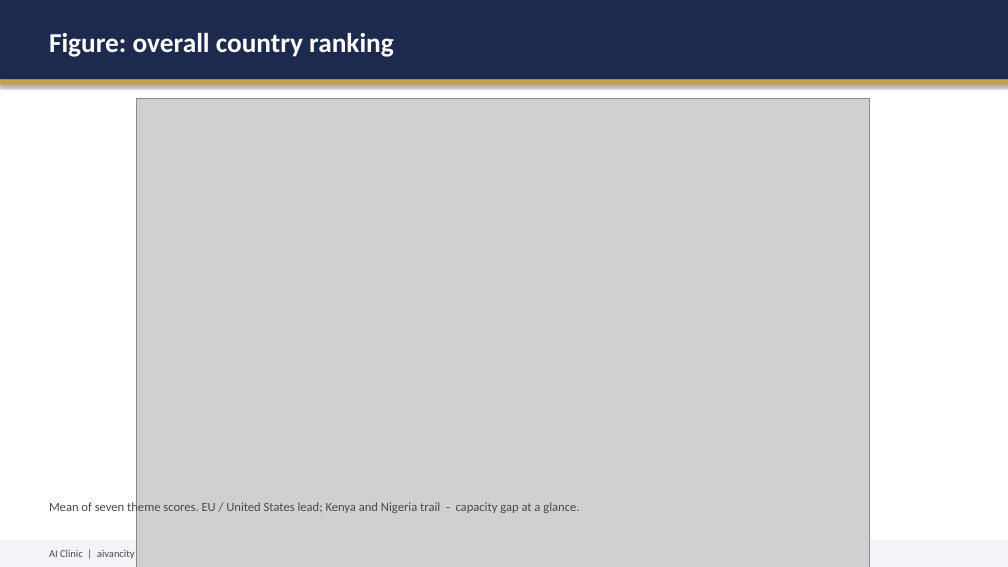
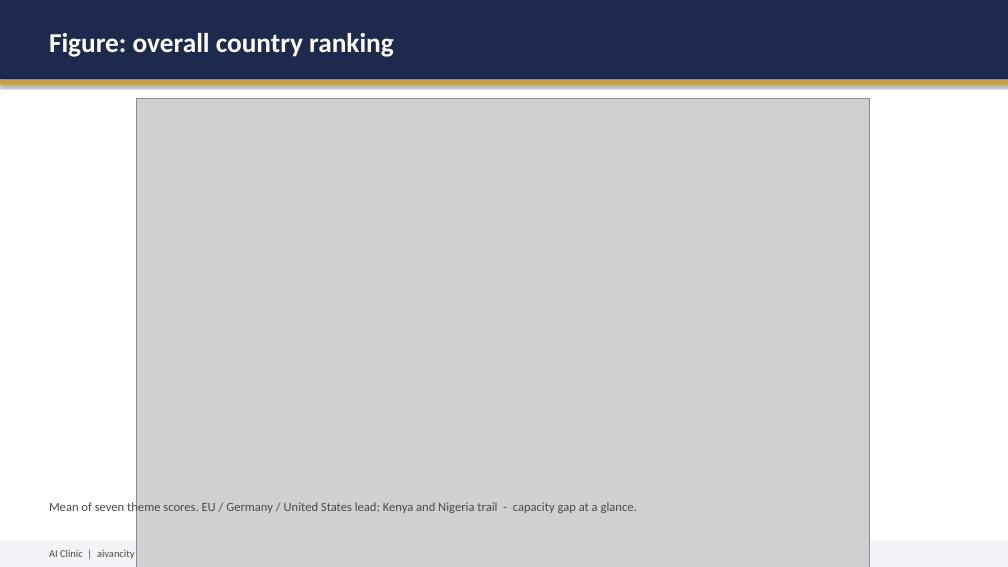
Before and after one commit to remi7025/AI-Clinic, a slide deck: slide 10 of AI_Clinic_Presentation.pptx. Drawn at 1008x567 pixels with LibreOffice and Linux fonts; fonts in the diff are those of the drawing; grey boxes stand for pictures. Boxes give left, top, right and bottom in pixels: in the first picture for what was removed or moved away, otherwise in the second. Text is boxed around its words. In the diff, an @@ line names an element or a change of style, - is before the commit and + after.

```diff
--- a/AI_Clinic_Presentation.pptx
+++ b/AI_Clinic_Presentation.pptx
@@ text at bbox=[49, 500, 637, 514]: text changed @@
-Mean of seven theme scores. EU / United States lead; Kenya and Nigeria trail - capacity gap at a glance.
+Mean of seven theme scores. EU / Germany / United States lead; Kenya and Nigeria trail - capacity gap at a glance.
```
Also in this commit, not shown: 3 other slides changed, 29 other files.
